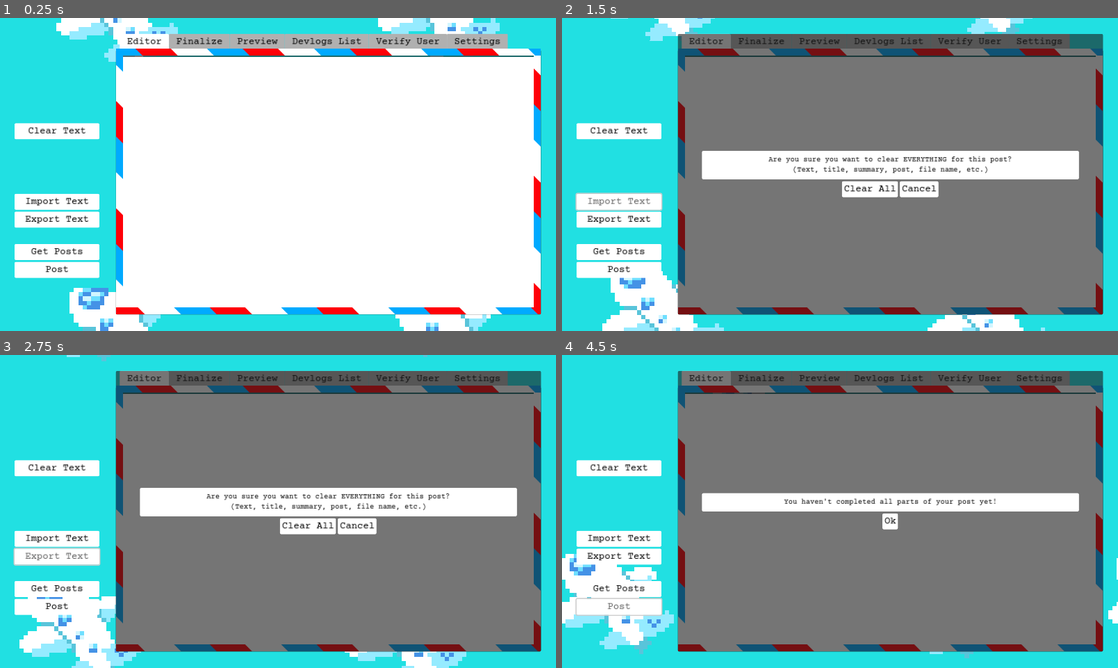
Above: before the commit, frames 1-4 (two rows, left to right).
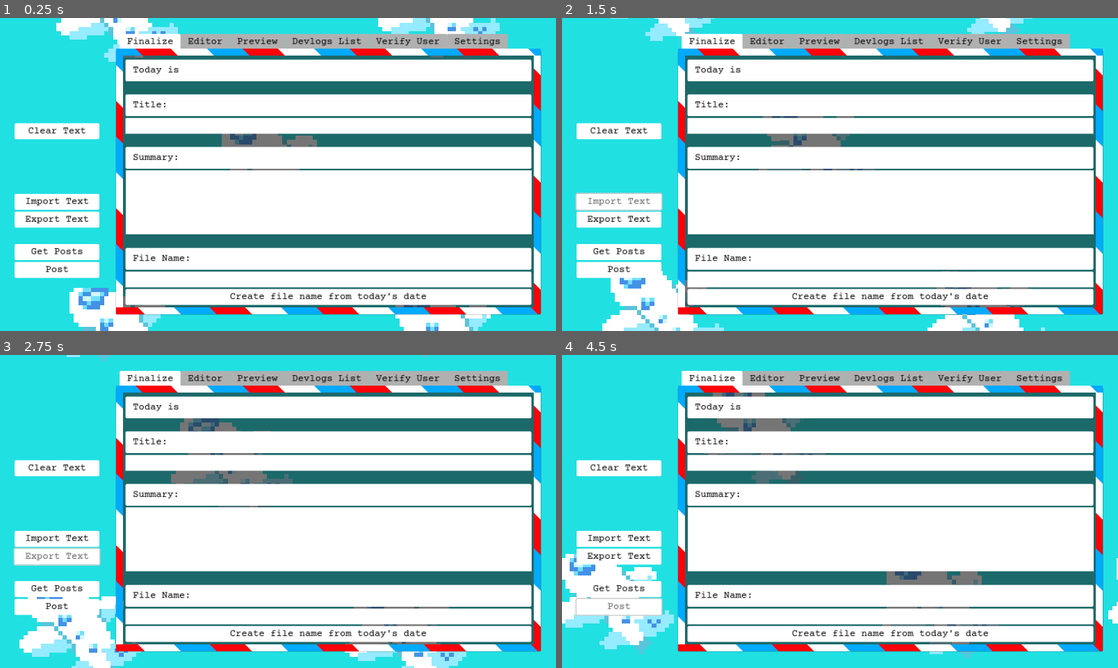
Above: after the commit, the same moments.

Repository: jennyton88/devlogs-maker
Game: Godot game, scene res://scenes/devlogs.tscn
Two runs of this game, one before a commit and one after it. Both use one fixed random seed, a clock stepped at 60 frames per second and the inputs below.
Inputs (mouse positions are in pixels of both pictures, inside the frame that each line leads up to):
- Up to frame 1 (0.25 s): no input
- Up to frame 2 (1.5 s): click "Clear Text" at 0.5 s; click "Import Text" at 1.25 s
- Up to frame 3 (2.75 s): click "Export Text" at 2 s
- Up to frame 4 (4.5 s): click "Get Posts" at 2.75 s; click (890, 527) at 3.5 s, where only the run before the commit has a clickable "Ok"; click "Post" at 4.25 s

The runs differ from the first frame. In frame 1, 15% of the frame differs, in the area x 22-96%, y 5-93%; in frame 2, 62%; in frame 3, 62%; in frame 4, 64%, in the area x 20-98%, y 5-95%.
Error after the commit: Invalid access to property or key 'get_devlogs' on a base object of type 'null instance'. (res://scripts/devlogs.gd:29)

Commit message:
separate editor scene, simplified path names

Diff:
--- a/scenes/devlogs.tscn
+++ b/scenes/devlogs.tscn
@@ -9,6 +9,7 @@
 [ext_resource type="PackedScene" uid="uid://bd3yn3luhu540" path="res://scenes/finalize.tscn" id="6_kycab"]
 [ext_resource type="PackedScene" uid="uid://b7134j8afntpo" path="res://scenes/verify_user.tscn" id="7_36a3x"]
 [ext_resource type="PackedScene" uid="uid://bc4tgg3t4a85l" path="res://scenes/settings.tscn" id="7_adelr"]
+[ext_resource type="PackedScene" uid="uid://da0y0eeeu881k" path="res://scenes/editor.tscn" id="7_pu2kp"]
 [ext_resource type="PackedScene" uid="uid://cg4nnfhi2bqyp" path="res://scenes/components/popup_msg.tscn" id="9_4c6yf"]
 
 [sub_resource type="ShaderMaterial" id="ShaderMaterial_1bv88"]
@@ -39,63 +40,51 @@
 texture = ExtResource("4_enp6g")
 stretch_mode = 6
 
-[node name="HBoxContainer" type="HBoxContainer" parent="."]
+[node name="HB" type="HBoxContainer" parent="."]
 layout_mode = 2
 
-[node name="S1" type="MarginContainer" parent="HBoxContainer"]
+[node name="S1" type="MarginContainer" parent="HB"]
 layout_mode = 2
 size_flags_horizontal = 3
 size_flags_stretch_ratio = 0.15
 
-[node name="TextOptions" parent="HBoxContainer" instance=ExtResource("4_bwtfv")]
+[node name="TextOptions" parent="HB" instance=ExtResource("4_bwtfv")]
 layout_mode = 2
 
-[node name="S2" type="MarginContainer" parent="HBoxContainer"]
+[node name="S2" type="MarginContainer" parent="HB"]
 layout_mode = 2
 size_flags_horizontal = 3
 size_flags_stretch_ratio = 0.15
 
-[node name="VB2" type="VBoxContainer" parent="HBoxContainer"]
+[node name="VB" type="VBoxContainer" parent="HB"]
 layout_mode = 2
 size_flags_horizontal = 3
 size_flags_stretch_ratio = 5.0
 
-[node name="S3" type="MarginContainer" parent="HBoxContainer/VB2"]
+[node name="S3" type="MarginContainer" parent="HB/VB"]
 layout_mode = 2
 size_flags_horizontal = 3
 size_flags_vertical = 3
 size_flags_stretch_ratio = 0.05
 
-[node name="MC1" type="MarginContainer" parent="HBoxContainer/VB2"]
+[node name="MC" type="MarginContainer" parent="HB/VB"]
 layout_mode = 2
 size_flags_vertical = 3
 
-[node name="Workspace" type="TabContainer" parent="HBoxContainer/VB2/MC1"]
+[node name="Workspace" type="TabContainer" parent="HB/VB/MC"]
 layout_mode = 2
 current_tab = 0
 drag_to_rearrange_enabled = true
 
-[node name="Editor" type="MarginContainer" parent="HBoxContainer/VB2/MC1/Workspace"]
+[node name="Finalize" parent="HB/VB/MC/Workspace" instance=ExtResource("6_kycab")]
 layout_mode = 2
-theme_override_constants/margin_left = 14
-theme_override_constants/margin_top = 14
-theme_override_constants/margin_right = 14
-theme_override_constants/margin_bottom = 14
 metadata/_tab_index = 0
 
-[node name="EditText" type="TextEdit" parent="HBoxContainer/VB2/MC1/Workspace/Editor"]
-layout_mode = 2
-wrap_mode = 1
-autowrap_mode = 2
-caret_blink = true
-caret_blink_interval = 0.5
-caret_mid_grapheme = true
-
-[node name="Finalize" parent="HBoxContainer/VB2/MC1/Workspace" instance=ExtResource("6_kycab")]
+[node name="Editor" parent="HB/VB/MC/Workspace" instance=ExtResource("7_pu2kp")]
 visible = false
 layout_mode = 2
 
-[node name="Preview" type="MarginContainer" parent="HBoxContainer/VB2/MC1/Workspace"]
+[node name="Preview" type="MarginContainer" parent="HB/VB/MC/Workspace"]
 visible = false
 layout_mode = 2
 theme_override_constants/margin_left = 14
@@ -104,7 +93,7 @@
 theme_override_constants/margin_bottom = 14
 metadata/_tab_index = 2
 
-[node name="PostPreview" type="TextEdit" parent="HBoxContainer/VB2/MC1/Workspace/Preview"]
+[node name="PostPreview" type="TextEdit" parent="HB/VB/MC/Workspace/Preview"]
 layout_mode = 2
 editable = false
 wrap_mode = 1
@@ -113,7 +102,7 @@
 caret_blink_interval = 0.5
 caret_mid_grapheme = true
 
-[node name="Devlogs List" type="MarginContainer" parent="HBoxContainer/VB2/MC1/Workspace"]
+[node name="Devlogs List" type="MarginContainer" parent="HB/VB/MC/Workspace"]
 visible = false
 layout_mode = 2
 theme_override_constants/margin_left = 14
@@ -122,44 +111,44 @@
 theme_override_constants/margin_bottom = 14
 metadata/_tab_index = 3
 
-[node name="ScrollContainer" type="ScrollContainer" parent="HBoxContainer/VB2/MC1/Workspace/Devlogs List"]
+[node name="ScrollContainer" type="ScrollContainer" parent="HB/VB/MC/Workspace/Devlogs List"]
 layout_mode = 2
 horizontal_scroll_mode = 0
 
-[node name="VBoxContainer" type="VBoxContainer" parent="HBoxContainer/VB2/MC1/Workspace/Devlogs List/ScrollContainer"]
+[node name="VBoxContainer" type="VBoxContainer" parent="HB/VB/MC/Workspace/Devlogs List/ScrollContainer"]
 layout_mode = 2
 size_flags_horizontal = 3
 size_flags_vertical = 3
 
-[node name="Title" type="Label" parent="HBoxContainer/VB2/MC1/Workspace/Devlogs List/ScrollContainer/VBoxContainer"]
+[node name="Title" type="Label" parent="HB/VB/MC/Workspace/Devlogs List/ScrollContainer/VBoxContainer"]
 layout_mode = 2
 text = "Current Devlogs"
 
-[node name="Verify User" parent="HBoxContainer/VB2/MC1/Workspace" instance=ExtResource("7_36a3x")]
+[node name="Verify User" parent="HB/VB/MC/Workspace" instance=ExtResource("7_36a3x")]
 visible = false
 layout_mode = 2
 metadata/_tab_index = 4
 
-[node name="Settings" parent="HBoxContainer/VB2/MC1/Workspace" instance=ExtResource("7_adelr")]
+[node name="Settings" parent="HB/VB/MC/Workspace" instance=ExtResource("7_adelr")]
 visible = false
 layout_mode = 2
 
-[node name="Border" parent="HBoxContainer/VB2/MC1" instance=ExtResource("6_hcaqf")]
+[node name="Border" parent="HB/VB/MC" instance=ExtResource("6_hcaqf")]
 layout_mode = 2
 mouse_filter = 2
 theme_override_constants/margin_top = 30
 
-[node name="MsgPopup" parent="HBoxContainer/VB2/MC1" instance=ExtResource("9_4c6yf")]
+[node name="MsgPopup" parent="HB/VB/MC" instance=ExtResource("9_4c6yf")]
 visible = false
 layout_mode = 2
 
-[node name="S4" type="MarginContainer" parent="HBoxContainer/VB2"]
+[node name="S4" type="MarginContainer" parent="HB/VB"]
 layout_mode = 2
 size_flags_horizontal = 3
 size_flags_vertical = 3
 size_flags_stretch_ratio = 0.05
 
-[node name="S5" type="MarginContainer" parent="HBoxContainer"]
+[node name="S5" type="MarginContainer" parent="HB"]
 layout_mode = 2
 size_flags_horizontal = 3
 size_flags_stretch_ratio = 0.15
--- /dev/null
+++ b/scenes/editor.tscn
@@ -0,0 +1,19 @@
+[gd_scene load_steps=2 format=3 uid="uid://da0y0eeeu881k"]
+
+[ext_resource type="Script" path="res://scripts/editor.gd" id="1_r5ufh"]
+
+[node name="Editor" type="MarginContainer"]
+theme_override_constants/margin_left = 14
+theme_override_constants/margin_top = 14
+theme_override_constants/margin_right = 14
+theme_override_constants/margin_bottom = 14
+script = ExtResource("1_r5ufh")
+metadata/_tab_index = 1
+
+[node name="EditText" type="TextEdit" parent="."]
+layout_mode = 2
+wrap_mode = 1
+autowrap_mode = 2
+caret_blink = true
+caret_blink_interval = 0.5
+caret_mid_grapheme = true
--- /dev/null
+++ b/scripts/editor.gd
@@ -0,0 +1,23 @@
+extends MarginContainer
+
+@onready var text_edit = $EditText;
+
+
+func startup(connect_method: Callable):
+	text_edit.text_changed.connect(connect_method);
+
+
+func text_is_empty():
+	return text_edit.text == "";
+
+
+func set_text(new_text: String):
+	text_edit.text = new_text;
+
+
+func get_text():
+	return text_edit.text;
+
+
+func clear_text():
+	text_edit.text = "";
Not shown: 1 places in scenes/devlogs.tscn that only renumber resources
